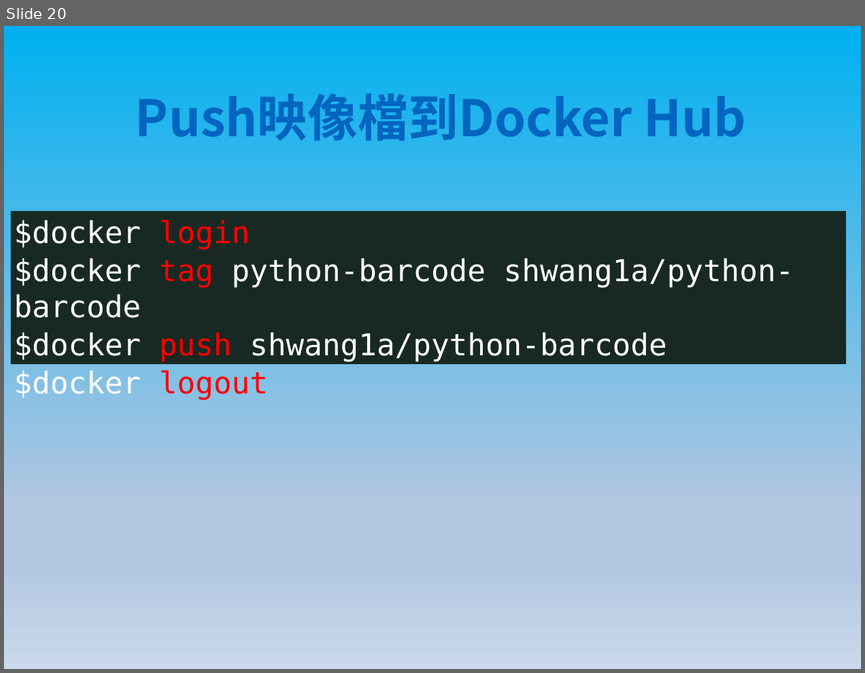
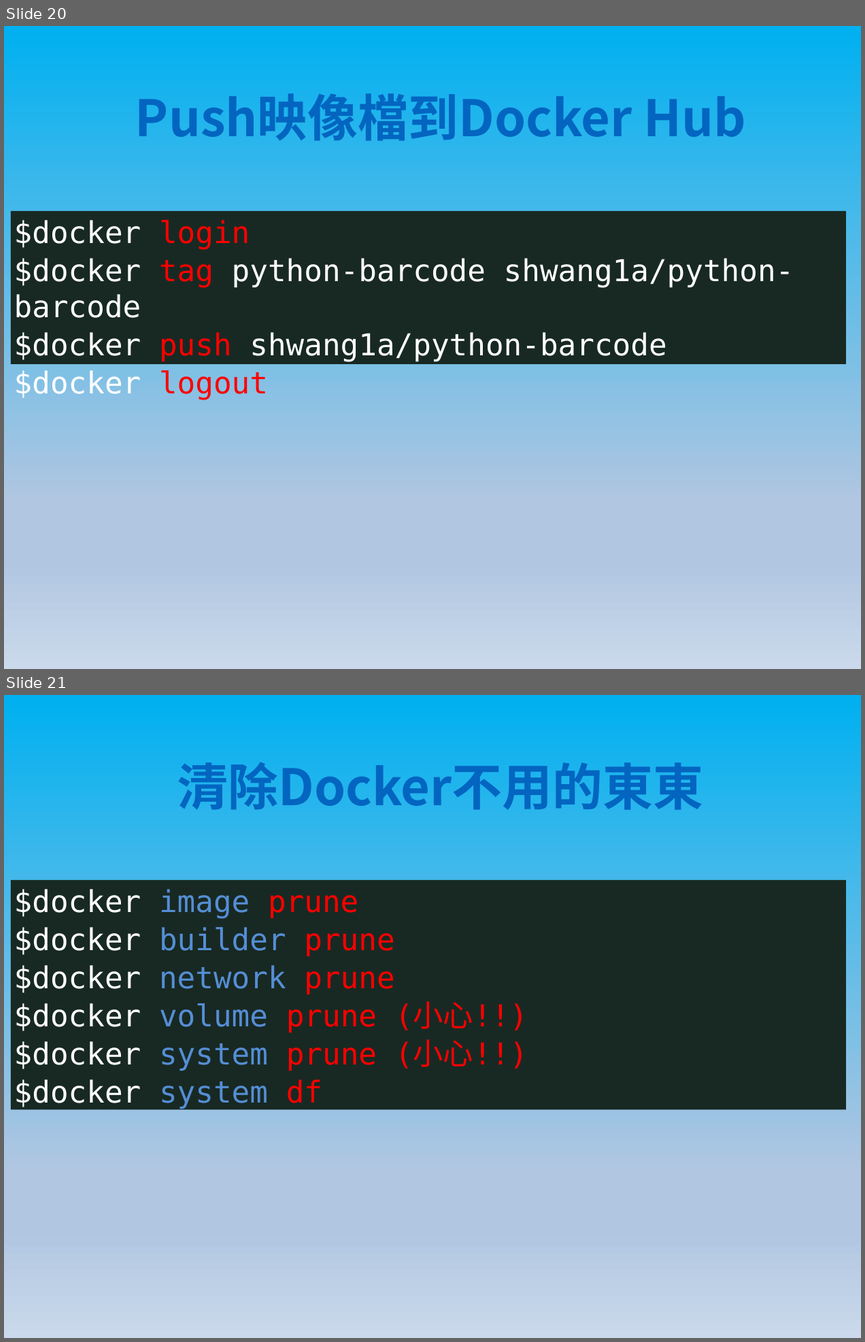
Before and after one commit to shwang1a/DockerDoc, a slide deck: Docker基礎.pptx. Shown one above the other, each under a label of ours: slide 20 before the commit, slides 20 and 21 after it. The pictures are 865x673 and 865x1342 pixels, drawn with LibreOffice and Linux fonts; fonts in the diff are those of the drawing. Boxes give left, top, right and bottom in pixels: in the first picture for what was removed or moved away, otherwise in the second. Text is boxed around its words. In the diff, an @@ line names an element or a change of style, - is before the commit and + after.

Commit message:
update

```diff
--- a/Docker基礎.pptx
+++ b/Docker基礎.pptx
@@ slide 21 added at (4,695,861,1338), background gradient #00B0F0 to #B0C6E1 to #CAD9EB @@
@@ text added at (178,762,703,810), 60 pt, text #0365C0, bold @@
+清除Docker不用的東東
@@ rectangle added at (11,880,846,1110), fill #182923, 36 pt, text #FFFFFF @@
+$docker image prune
+$docker builder prune
+$docker network prune
+$docker volume prune (小心!!)
+$docker system prune (小心!!)
+$docker system df
```
